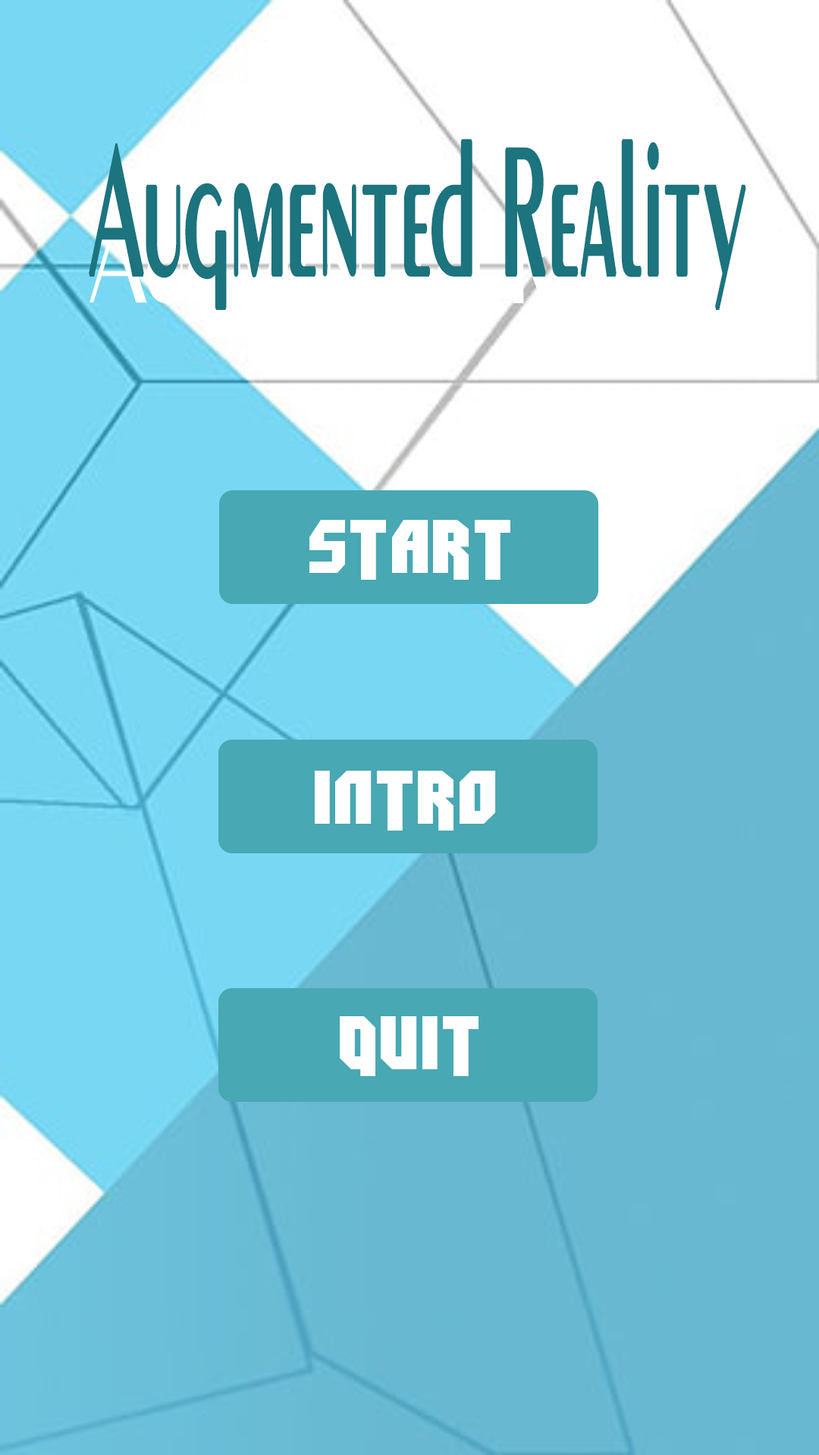
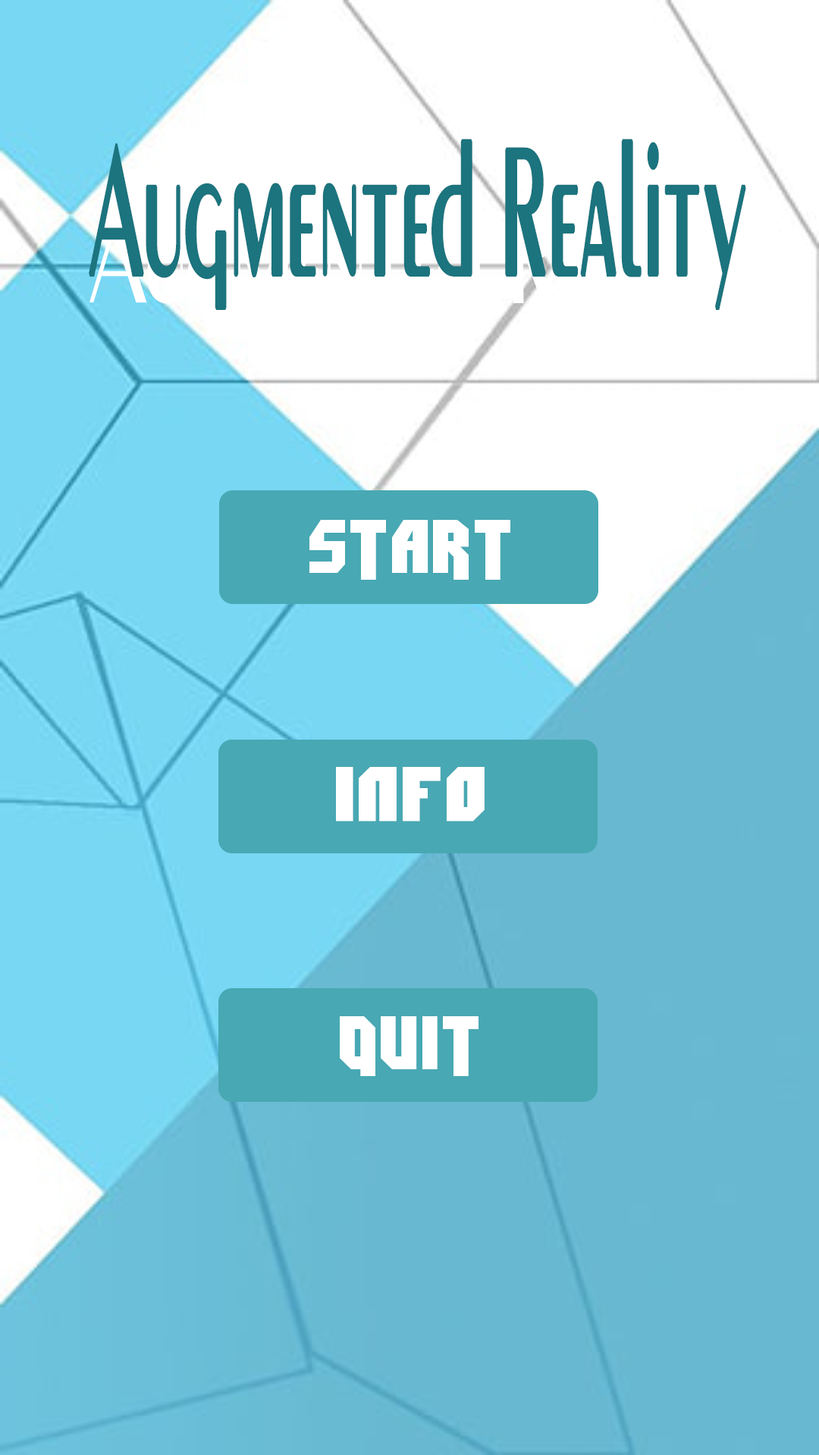
The second 819 × 1455 image is a revision of the first. Changes to its layers:
added layer "INFO" above "Layer 4" over [335, 767, 485, 822]
added layer "Layer 4" above "START" over [218, 739, 598, 854]
